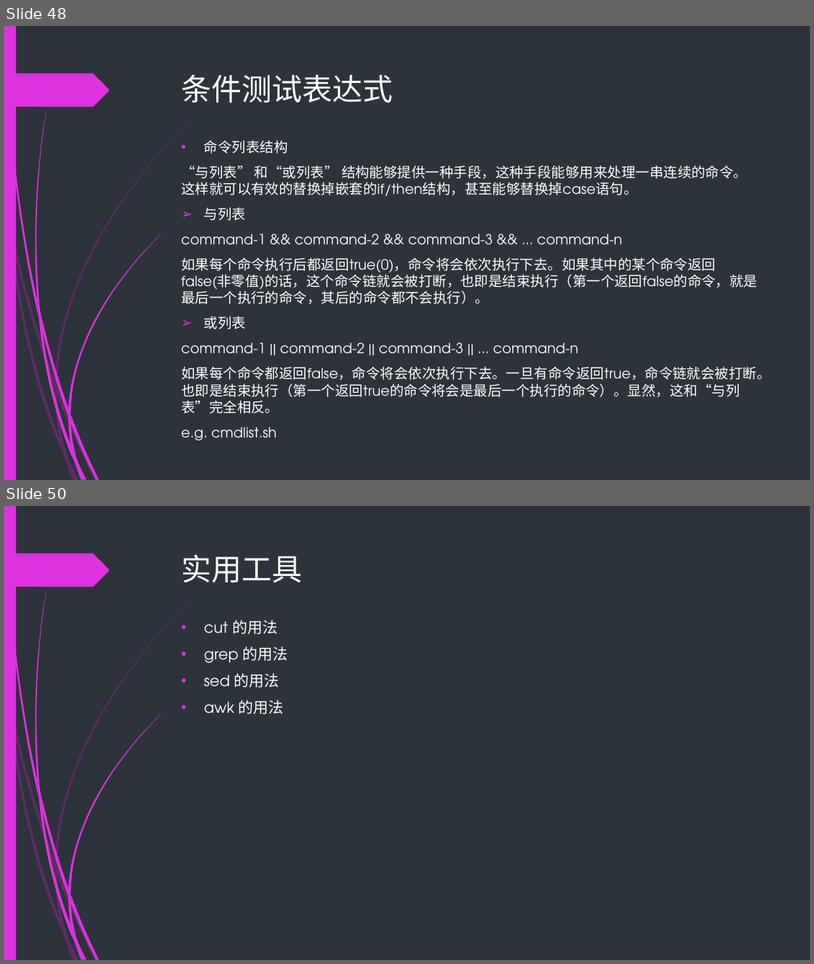
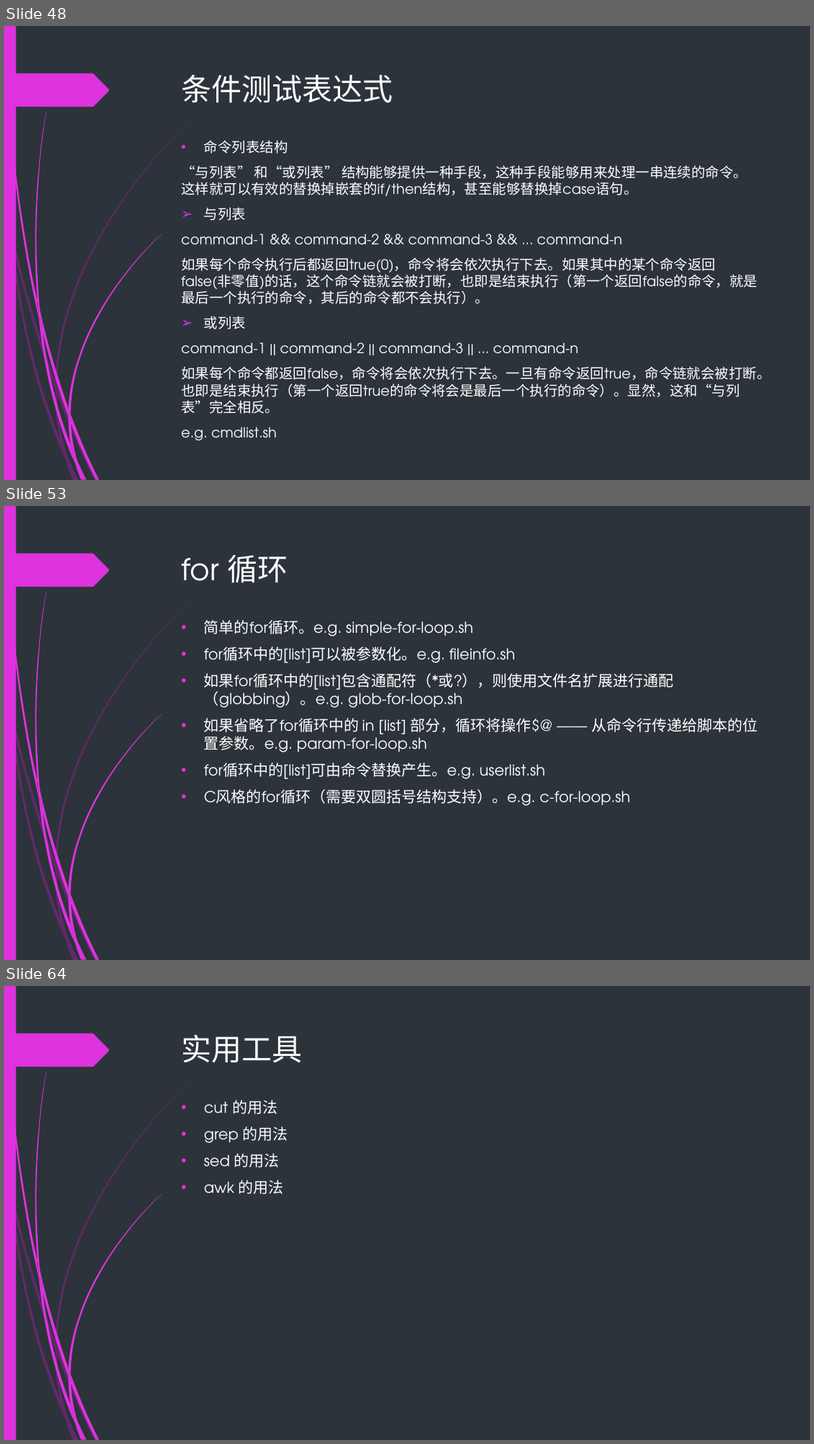
Before and after one commit to backup-ci/abs-train, a slide deck: Bash-scripting-guid.pptx. Shown one above the other, each under a label of ours: slides 48 and 50 before the commit, slides 48, 53 and 64 after it; the slides between them are not shown. The pictures are 814x964 and 814x1444 pixels, drawn with LibreOffice and Linux fonts; fonts in the diff are those of the drawing. Boxes give left, top, right and bottom in pixels: in the first picture for what was removed or moved away, otherwise in the second. Text is boxed around its words. In the diff, an @@ line names an element or a change of style, - is before the commit and + after.

```diff
--- a/Bash-scripting-guid.pptx
+++ b/Bash-scripting-guid.pptx
@@ slide 53 added at (4,506,810,960), background #2C333A; not listed: 24 template elements that a slide beside it also shows @@
@@ title added at (182,555,288,583), 36 pt, text #FFFFFF @@
+for 循环
@@ text added at (204,620,758,806), 18 pt, text #FFFFFF @@
+• 简单的for循环。e.g. simple-for-loop.sh
+• for循环中的[list]可以被参数化。e.g. fileinfo.sh
+• 如果for循环中的[list]包含通配符（*或?），则使用文件名扩展进行通配（globbing）。e.g. glob-for-loop.sh
+• 如果省略了for循环中的 in [list] 部分，循环将操作$@ —— 从命令行传递给脚本的位置参数。e.g. param-for-loop.sh
+• for循环中的[list]可由命令替换产生。e.g. userlist.sh
+• C风格的for循环（需要双圆括号结构支持）。e.g. c-for-loop.sh
@@ what was slide 50 is now slide 64 @@
```
Also in this commit, not shown: 3 slides changed, 13 other slides added, 24 other files.
